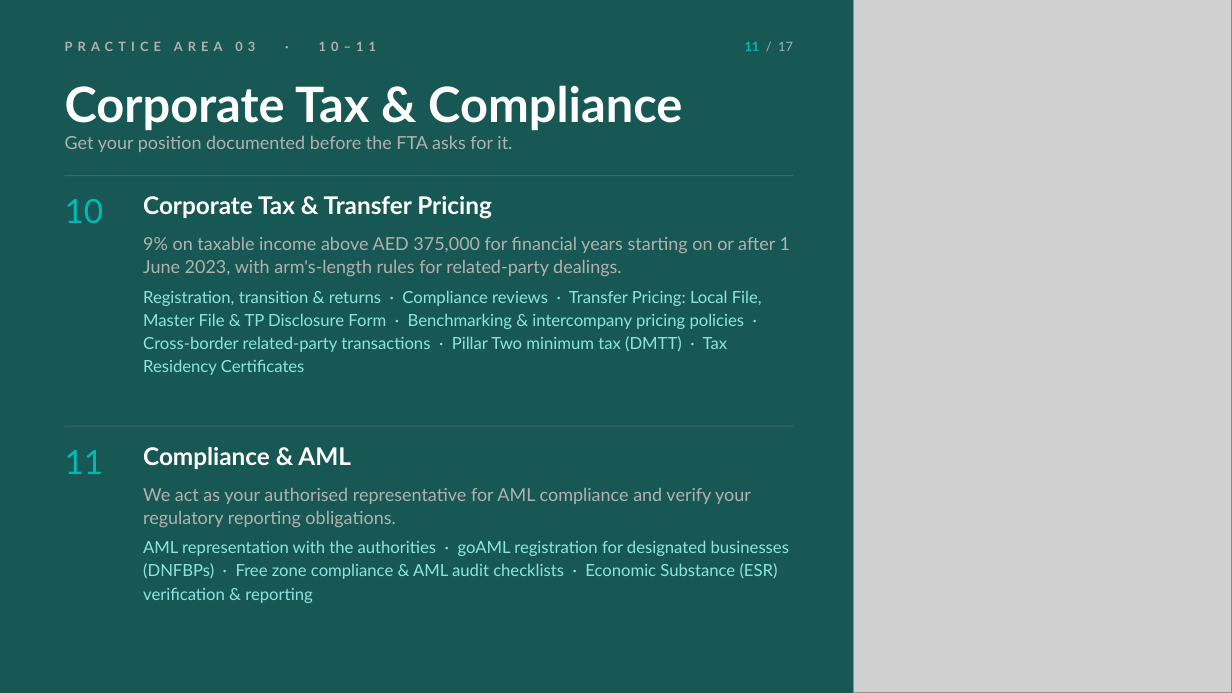
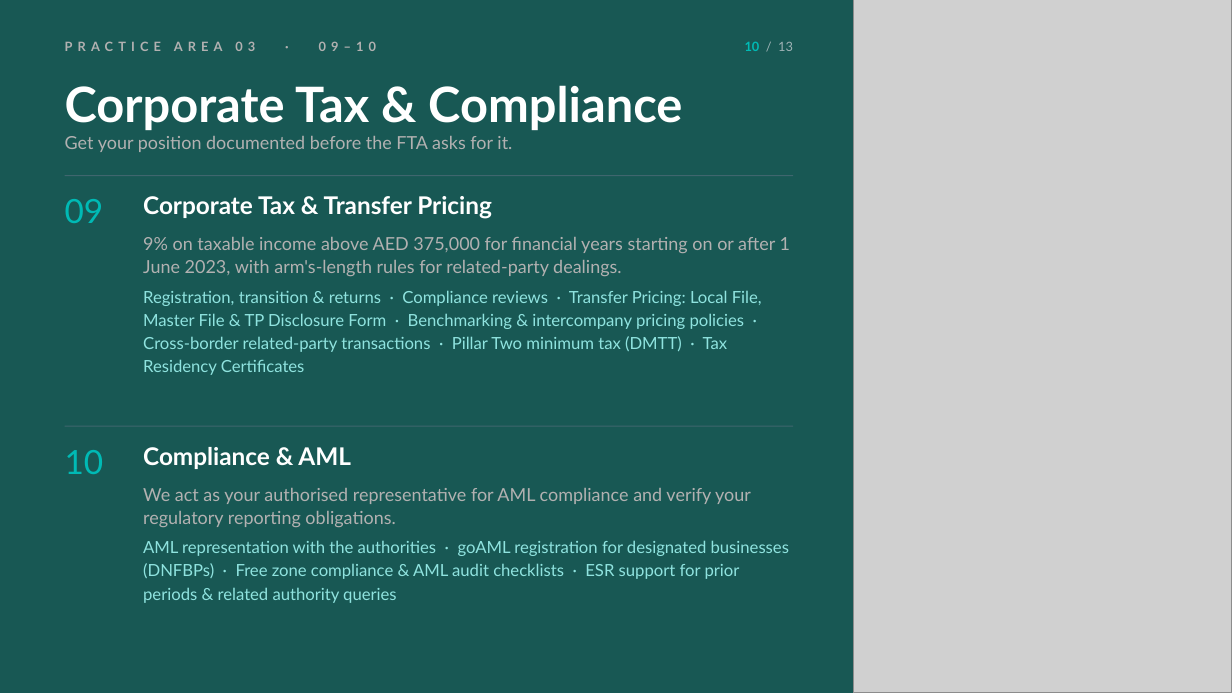
Before and after one commit to khaledsaifelnasr-afk/khsaif-content-studio, a slide deck: slide 10 of Profiles/al-suwaidi-2026/Al-Suwaidi-Company-Profile-2026-FINAL.pptx (slide 11 before the commit). Drawn at 1232x693 pixels with LibreOffice and Linux fonts; fonts in the diff are those of the drawing; grey boxes stand for pictures. Boxes give left, top, right and bottom in pixels: in the first picture for what was removed or moved away, otherwise in the second. Text is boxed around its words. In the diff, an @@ line names an element or a change of style, - is before the commit and + after.

```diff
--- a/Profiles/al-suwaidi-2026/Al-Suwaidi-Company-Profile-2026-FINAL.pptx
+++ b/Profiles/al-suwaidi-2026/Al-Suwaidi-Company-Profile-2026-FINAL.pptx
@@ text at box(65, 41, 377, 51): text changed @@
-PRACTICE AREA 03 · 10–11
+PRACTICE AREA 03 · 09–10
@@ text at box(745, 42, 793, 51): text changed @@
-11 / 17
+10 / 13
@@ text at box(65, 199, 104, 223): text changed @@
-10
+09
@@ text at box(65, 450, 104, 474): text changed @@
-11
+10
@@ text at box(143, 540, 789, 603): text changed @@
-AML representation with the authorities · goAML registration for designated businesses (DNFBPs) · Free zone compliance & AML audit checklists · Economic Substance (ESR) verification & reporting
+AML representation with the authorities · goAML registration for designated businesses (DNFBPs) · Free zone compliance & AML audit checklists · ESR support for prior periods & related authority queries
```
Also in this commit, not shown: 11 other slides changed, 4 slides removed, 1 other file.
